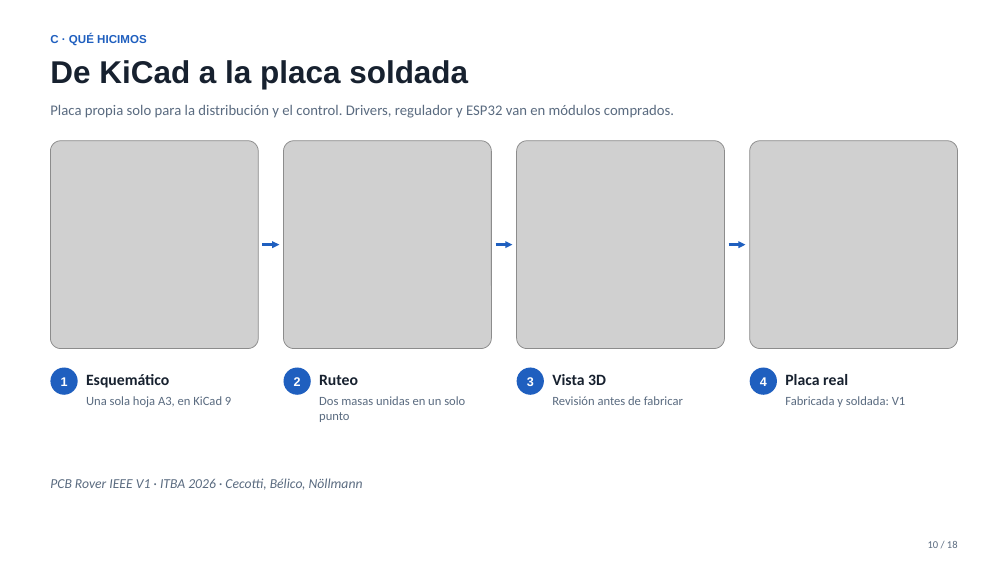
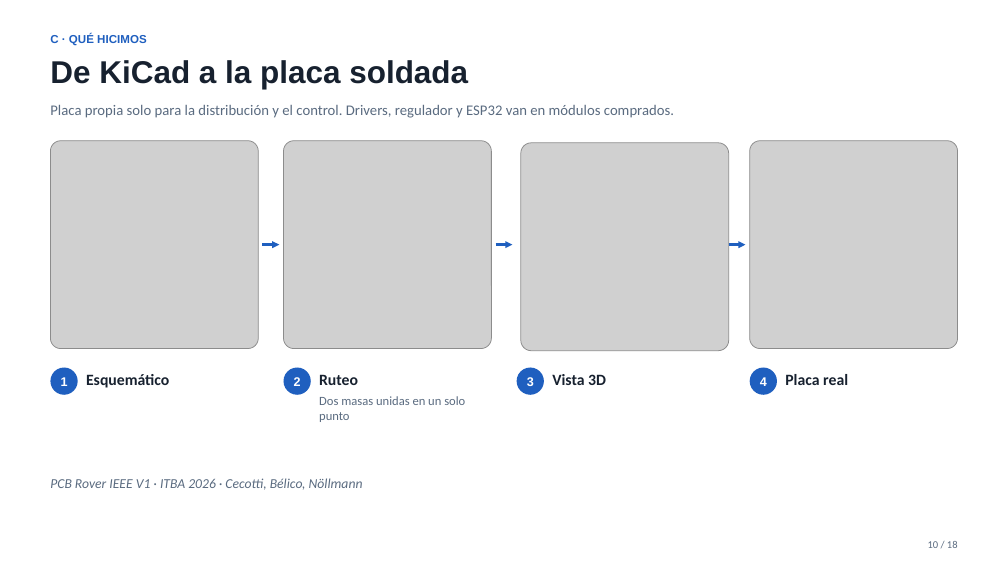
Before and after one commit to Matyy38/erc-rover-EyP, a slide deck: slide 10 of audiovisual-presentacion/presentacion-ingreso-EyP-2026-09.pptx. Drawn at 1008x567 pixels with LibreOffice and Linux fonts; fonts in the diff are those of the drawing; grey boxes stand for pictures. Boxes give left, top, right and bottom in pixels: in the first picture for what was removed or moved away, otherwise in the second. Text is boxed around its words. In the diff, an @@ line names an element or a change of style, - is before the commit and + after.

```diff
--- a/audiovisual-presentacion/presentacion-ingreso-EyP-2026-09.pptx
+++ b/audiovisual-presentacion/presentacion-ingreso-EyP-2026-09.pptx
@@ picture: place and size @@
-picture at box(516, 141, 724, 349)
+picture at box(521, 143, 729, 351)
@@ text removed at box(86, 396, 231, 407) @@
-Una sola hoja A3, en KiCad 9
@@ text removed at box(552, 396, 683, 405) @@
-Revisión antes de fabricar
@@ text removed at box(785, 396, 906, 407) @@
-Fabricada y soldada: V1
```
Also in this commit, not shown: 11 other slides changed, 1 slide removed, 3 other files.
